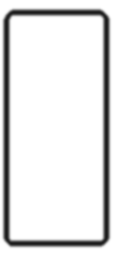
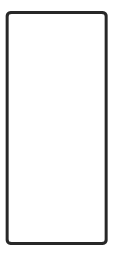
Comparing the layer stacks of the two 114 × 256 images. Changes:
removed layer "Layer 17" over [1, 7, 112, 249]
added layer "Shape 1" above "Layer 7" over [5, 11, 108, 245]
